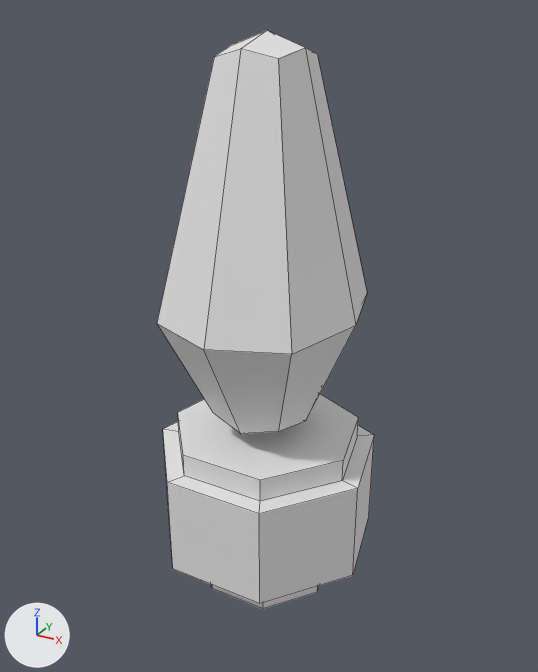
The FBX model Assets/Modelos/pecaPlayer.fbx as it was, and as the next commit left it.
Rendered twice from a 50 mm camera at (4.23, -7.76, 2.73) aimed at (-0.07, 0.05, -1.18). Lighting does not change. The marker at lower left points along +X, +Y and +Z. Mesh edges are drawn as thin lines. Where no turn or scale is listed for an object, it has been applied to the vertices.

Names of what the first picture shows: 'CuboCima', 'Suporte'.
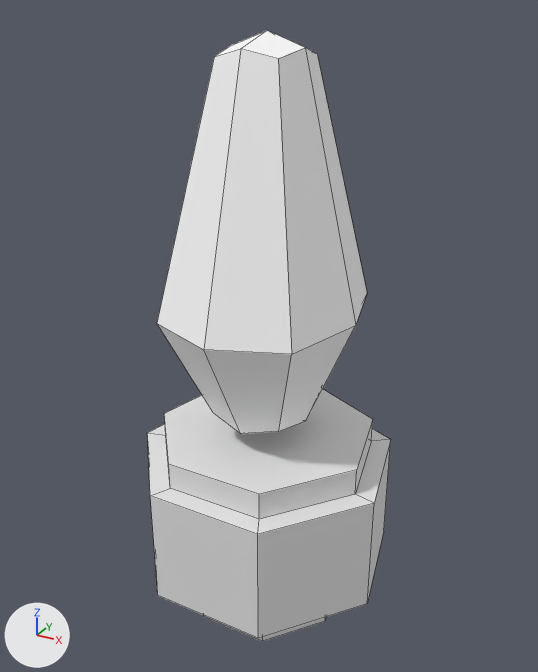
Changed parts and their boxes (x1, y1, x2, y2) in the pictures (538 x 672 px):
'CuboCima', recoloured: (157, 30, 367, 434) in both
'Suporte', moved, rescaled (16% wider, 18% taller): before (163, 394, 374, 609); after (147, 389, 391, 642)

What the commit changed:
Material 'MaterialCima' (mat_materialcima) changes colour from white #e7e7e7 to white #ffffff; in linear values from (0.8, 0.8, 0.8) to (1.0, 1.0, 1.0).
Object 'Suporte' (ob_suporte) moves from (-0.03, -0.09, -3.43) to (-0.03, -0.09, -3.64).
Object 'Suporte' (ob_suporte) is rescaled from (1.53, 1.53, 0.689) to (1.78, 1.78, 0.801).
